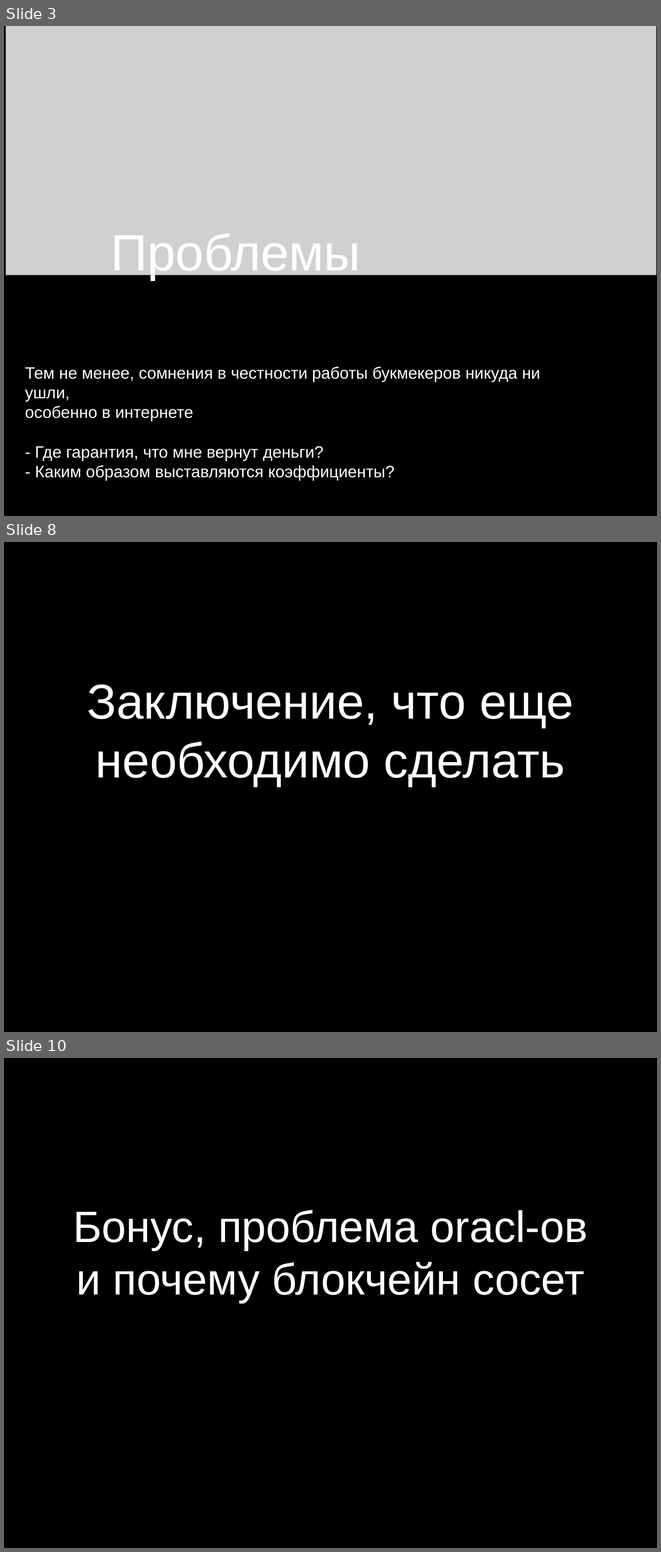
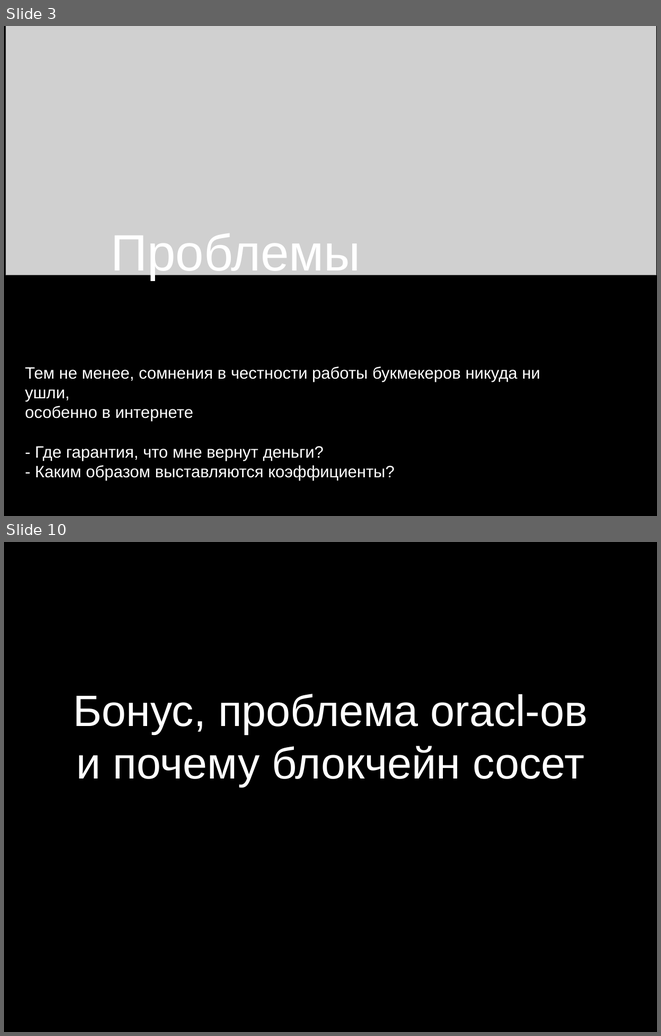
Before and after one commit to padap/hse_smart_contracts, a slide deck: presentation.pptx. Shown one above the other, each under a label of ours: slides 3, 8 and 10 before the commit, slides 3 and 10 after it; the slides between them are not shown. The pictures are 661x1552 and 661x1036 pixels, drawn with LibreOffice and Linux fonts; fonts in the diff are those of the drawing; grey boxes stand for pictures. Boxes give left, top, right and bottom in pixels: in the first picture for what was removed or moved away, otherwise in the second. Text is boxed around its words. In the diff, an @@ line names an element or a change of style, - is before the commit and + after.

```diff
--- a/presentation.pptx
+++ b/presentation.pptx
@@ slide 8 removed at <box>4,542,657,1032</box>, background #000000 @@
@@ title removed at <box>87,684,574,786</box> @@
-Заключение, что еще необходимо сделать
```
Also in this commit, not shown: 5 slides changed, 2 slides added, 1 other slide removed, 1 other file.
